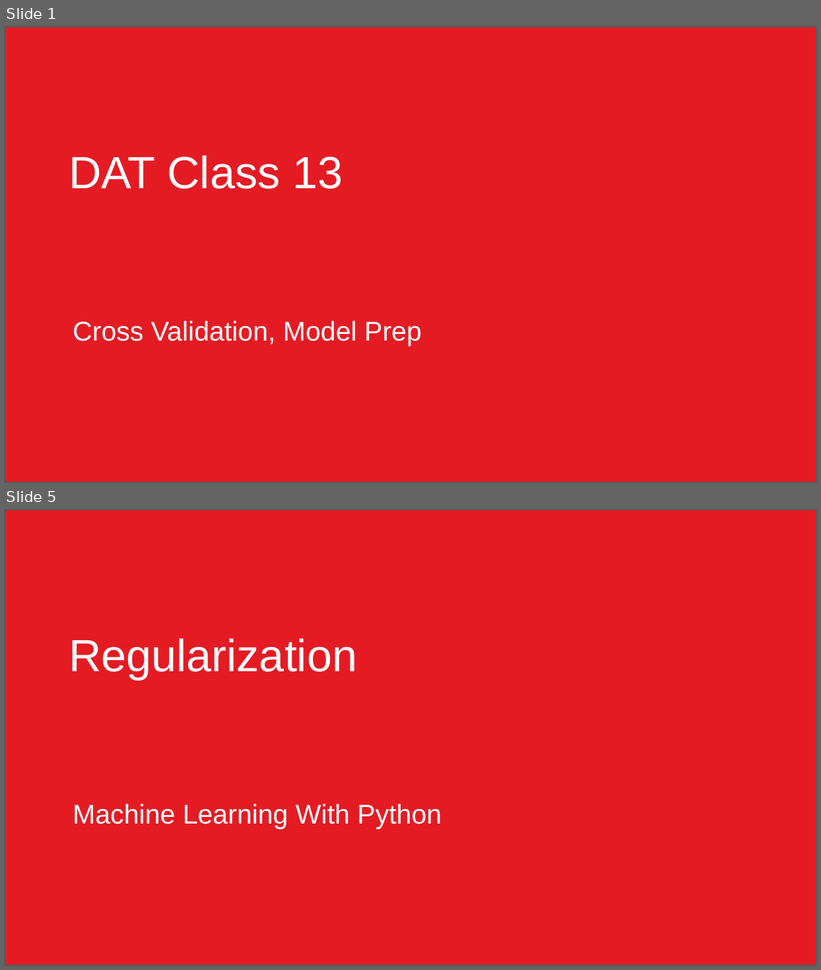
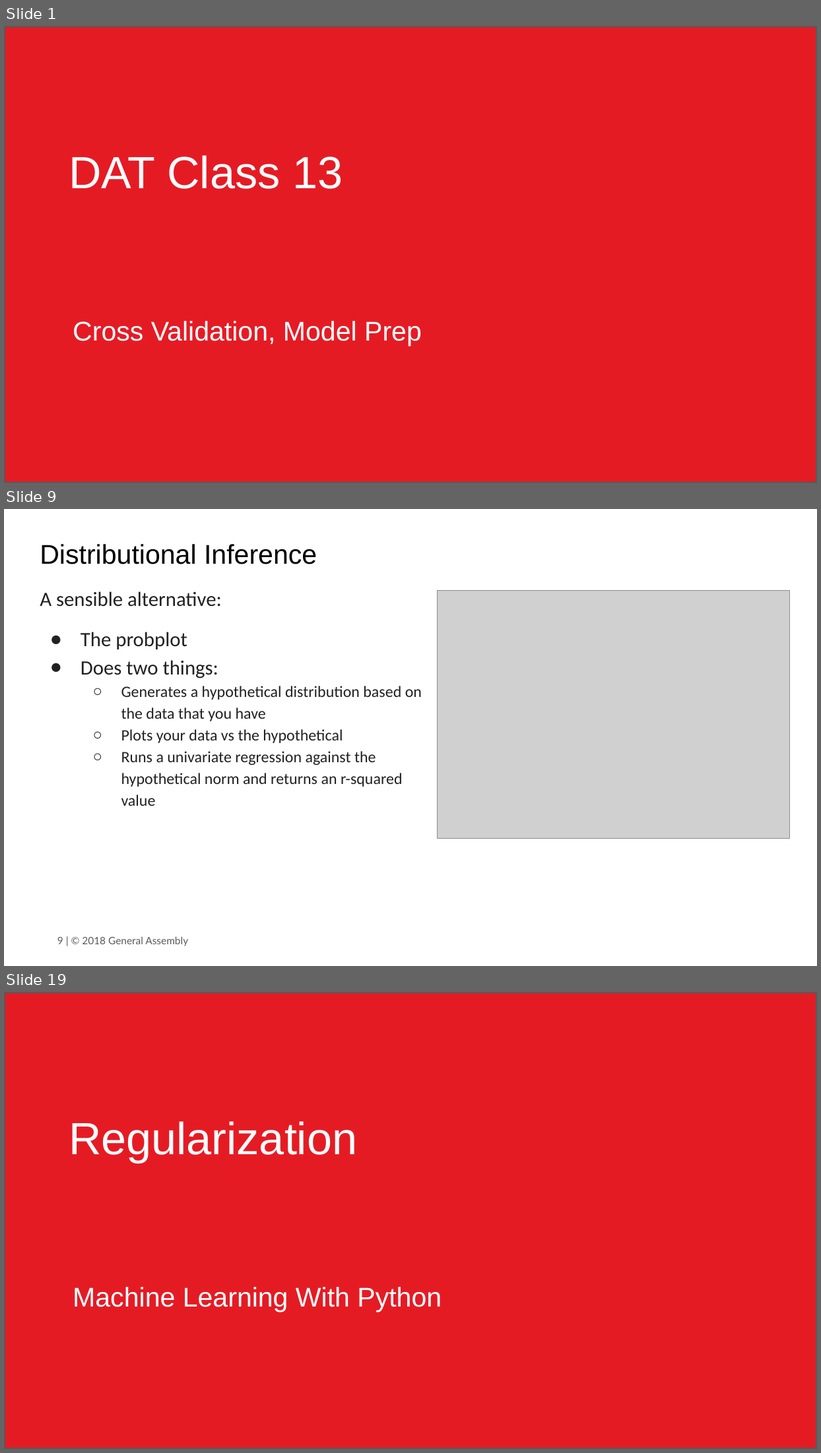
Before and after one commit to JonathanBechtel/DAT-10-14, a slide deck: class material/Unit3/Class13/DAT Class 13.pptx. Shown one above the other, each under a label of ours: slides 1 and 5 before the commit, slides 1, 9 and 19 after it; the slides between them are not shown. The pictures are 821x970 and 821x1453 pixels, drawn with LibreOffice and Linux fonts; fonts in the diff are those of the drawing; grey boxes stand for pictures; background and template pictures are left out. Boxes give left, top, right and bottom in pixels: in the first picture for what was removed or moved away, otherwise in the second. Text is boxed around its words. In the diff, an @@ line names an element or a change of style, - is before the commit and + after.

```diff
--- a/class material/Unit3/Class13/DAT Class 13.pptx
+++ b/class material/Unit3/Class13/DAT Class 13.pptx
@@ slide 9 added at (4,509,817,966), background #FFFFFF @@
@@ title added at (40,544,317,564), 24 pt, text #000000 @@
+Distributional Inference
@@ text added at (40,591,422,806), 14 pt, text #212121 @@
+A sensible alternative:
+● The probplot
+● Does two things:
+  ○ Generates a hypothetical distribution based on the data that you have
+  ○ Plots your data vs the hypothetical
+  ○ Runs a univariate regression against the hypothetical norm and returns an r-squared value
@@ picture added at (438,590,790,838) @@
@@ text added at (57,937,188,947), 9 pt, text #595959 @@
+9 | © 2018 General Assembly
@@ what was slide 5 is now slide 19 @@
```
Also in this commit, not shown: 1 slide changed, 15 other slides added, 2 slides removed, 13 other files.
